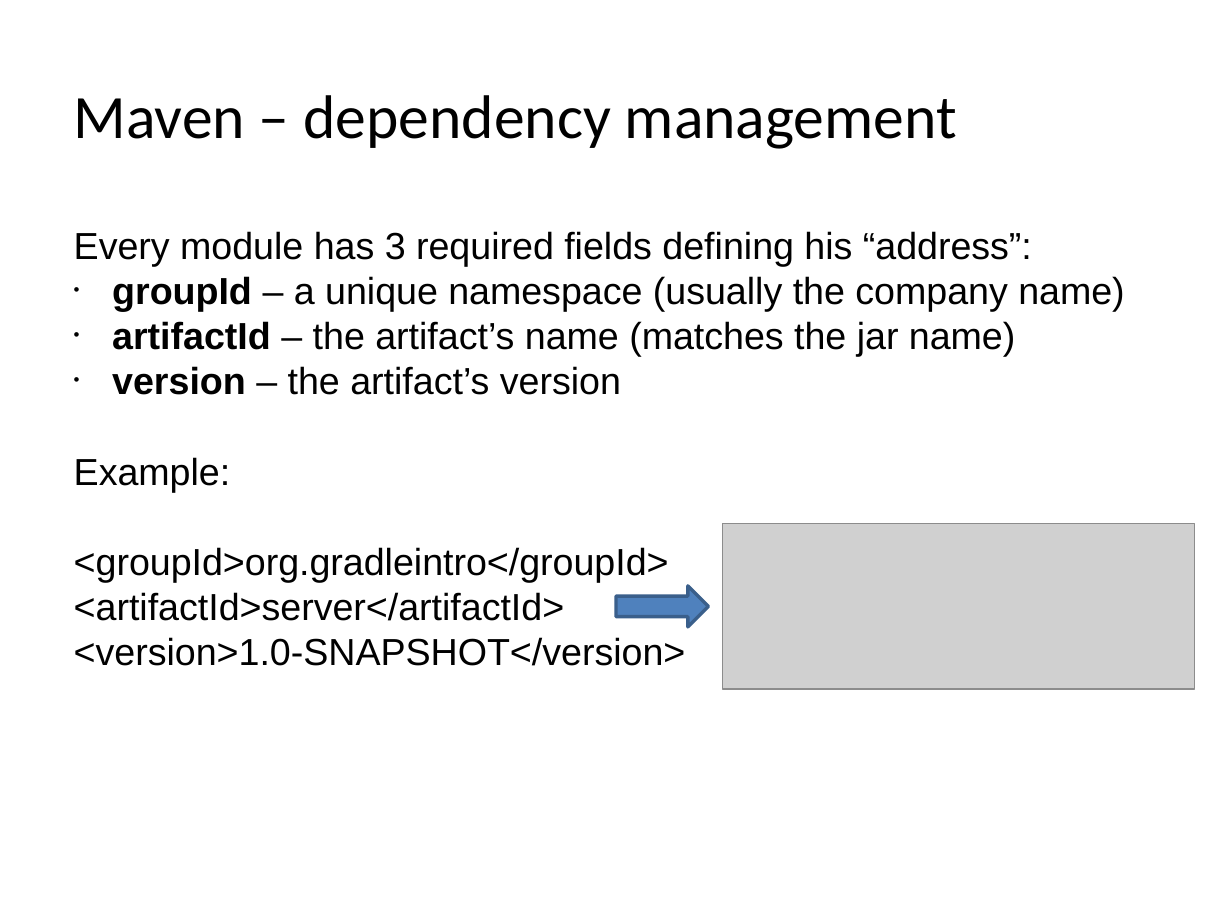
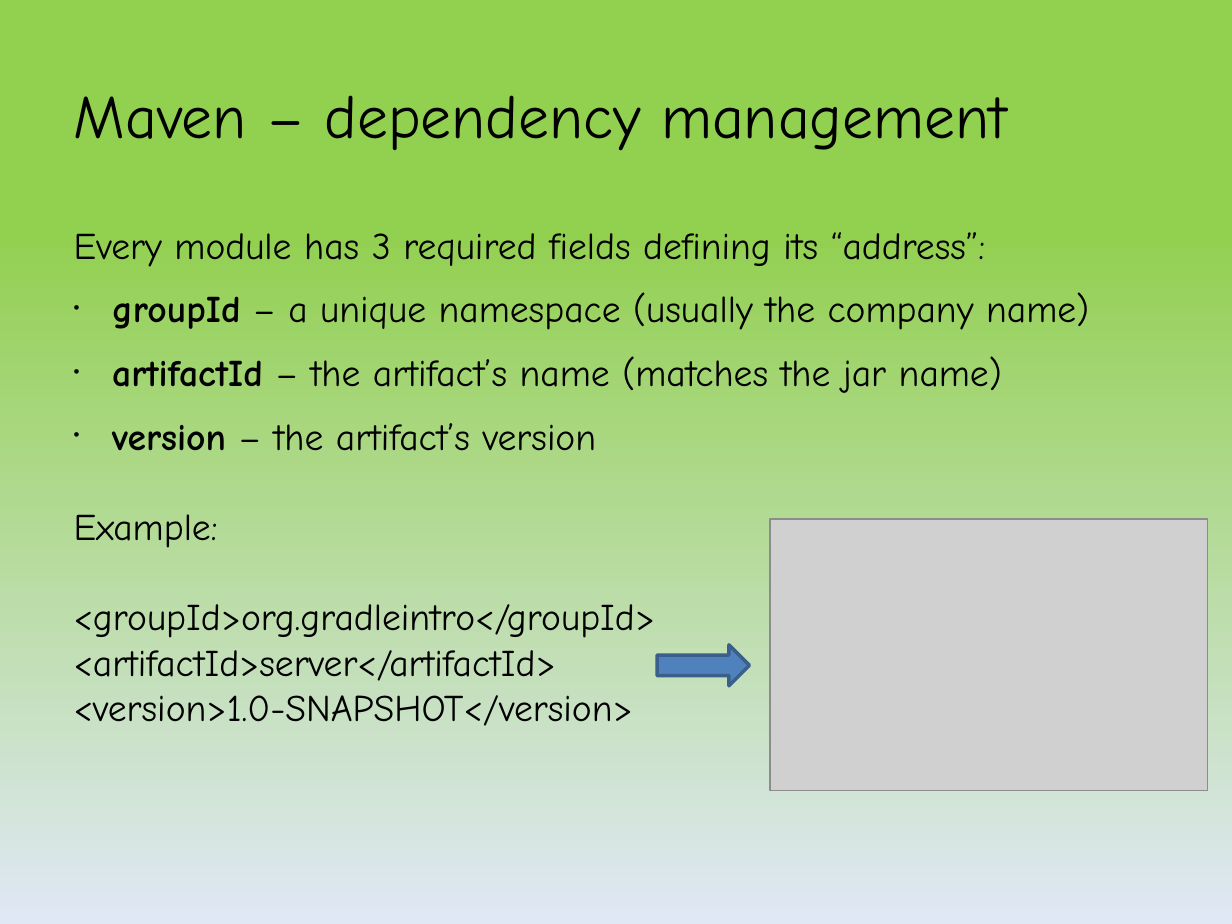
Before and after one commit to kob-aha/gradle-presentation, a slide deck: slide 11 of presentation/Introduction to Gradle.pptx. Drawn at 1232x924 pixels with LibreOffice and Linux fonts; fonts in the diff are those of the drawing; grey boxes stand for pictures; background and template pictures are left out. Boxes give left, top, right and bottom in pixels: in the first picture for what was removed or moved away, otherwise in the second. Text is boxed around its words. In the diff, an @@ line names an element or a change of style, - is before the commit and + after.

```diff
--- a/presentation/Introduction to Gradle.pptx
+++ b/presentation/Introduction to Gradle.pptx
@@ background picture (left out) to gradient #92D050 to #E1E8F5 @@
@@ text "Maven – dependency management" at <box>74,95,1007,151</box>: font Calibri to Comic Neue @@
@@ text at <box>74,232,985,267</box>: text changed; font Arial to Comic Neue @@
-Every module has 3 required fields defining his “address”:
+Every module has 3 required fields defining its “address”:
@@ text at <box>74,292,1089,726</box>: font Arial to Comic Neue in "groupId – a unique namespace (usually the ...", "artifactId – the artifact’s name (matches the ...", "version – the artifact’s version", "Example:" and 3 more places @@
@@ picture: place and size @@
-picture at <box>722,524,1194,689</box>
+picture at <box>770,519,1207,790</box>
@@ right arrow: place and size @@
-right arrow at <box>616,586,708,627</box>
+right arrow at <box>657,644,749,685</box>
```
Also in this commit, not shown: 23 other slides changed, 1 other file.
